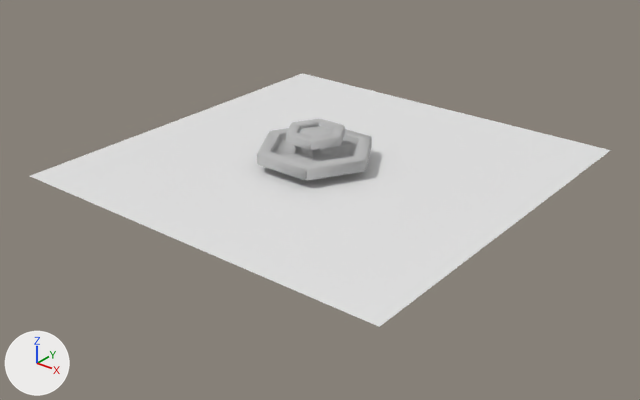
What one commit did to the Blender file Objeto Videos/gameBlender2020/assets/PROP/School.blend.
Before and after are seen from a camera (50 mm lens) standing at (25.2, -31.2, 17.0) and looking at (0.8, -0.6, -1.9). Arrows for +X, +Y and +Z are at lower left; the lights stay in place.

Before the edit, the objects in view are built like this:
```python
mat_cycles = diffuse_material('CYCLES')
mat_cycles.base_color = (0.5, 0.5, 0.5)  # grey #bcbcbc
me_cylinder = bpy.data.meshes.new('Cylinder')
me_cylinder.from_pydata(...)  # 374 vertices, 355 faces; spans x -2.6..2.6, y -2.97..2.97, z -0.3..1.1
me_cylinder.polygons.foreach_set('use_smooth', [True] * 355)
me_cylinder.materials.append(mat_cycles)  # grey #bcbcbc
me_plane = bpy.data.meshes.new('Plane')
me_plane.from_pydata([(-1.0, -1.0, 0.0), (1.0, -1.0, 0.0), (-1.0, 1.0, 0.0), (1.0, 1.0, 0.0)], [], [(0, 1, 3, 2)])
ob_fountain = bpy.data.objects.new('Fountain', me_cylinder)
ob_fountain.location = (0.0, 0.0, 0.3)
ob_fountain.rotation_euler = (0.0, 0.0, 0.524)  # degrees (0, 0, 30)
ob_plane = bpy.data.objects.new('Plane', me_plane)
ob_plane.location = (0.43, 0.56, -0.43)
ob_plane.scale = (10.2, 10.2, 10.2)
```
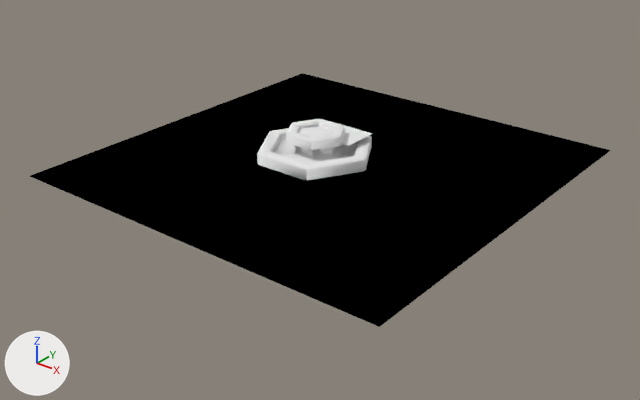
Pixel boxes [x1, y1, x2, y2] of what changed, in the pictures (640 x 400 px):
```json
{"object": "Plane", "change": "surface changed, recoloured", "before": [30, 73, 611, 327], "after": [30, 73, 611, 327], "on screen": "white to black"}
{"object": "Fountain", "change": "surface changed, reshaped", "before": [257, 119, 372, 181], "after": [257, 119, 373, 181], "on screen": "grey to white"}
{"part": 1, "of": "me_cylinder", "change": "added", "after": [341, 126, 373, 146]}
{"part": 2, "of": "me_cylinder", "change": "recoloured", "before": [257, 119, 372, 181], "after": [257, 119, 372, 181], "on screen": "grey to white"}
```

Scene script edits in JSON lines:
```json
{"op": "add", "block": "img_ao", "code": ["img_ao = load_image('AO', '../../textures/AO.png', 512, 512, 'sRGB')"]}
{"op": "remove", "block": "mat_cycles", "code": "mat_cycles.base_color = (0.5, 0.5, 0.5)  # grey #bcbcbc"}
{"op": "add", "block": "mat_cycles", "code": "mat_cycles.texture = img_ao"}
{"op": "add", "block": "mat_fountain", "code": ["mat_fountain = diffuse_material('Fountain')", "mat_fountain.base_color = (0.8, 0.8, 0.8)  # white #e7e7e7"]}
{"block": "me_plane", "where": "me_plane.from_pydata(...)  # 4 vertices, 1 face; spans x -1.0..1.0, y -1.0..1.0, z 0.0"}
{"op": "add", "block": "me_plane", "code": "me_plane.materials.append(mat_cycles)  # picture img_ao"}
{"block": "me_cylinder", "where": "# used by ob_fountain; location = (0.0, 0.0, 0.3); rotation_euler = (0.0, 0.0, 0.524), in degrees (0, 0, 30)"}
{"block": "me_cylinder", "where": "# verts and faces of me_cylinder; kept vertices keep their numbers, new ones are numbered from 374"}
{"op": "remove", "block": "me_cylinder", "code": "me_cylinder.from_pydata(...)  # 374 vertices, 355 faces; spans x -2.6..2.6, y -2.97..2.97, z -0.3..1.1"}
{"op": "add", "block": "me_cylinder", "code": "me_cylinder.from_pydata(...)  # 378 vertices, 356 faces; spans x -2.6..2.68, y -2.97..2.97, z -0.3..1.1"}
{"block": "me_cylinder", "change": "me_cylinder part 1"}
{"op": "add", "block": "me_cylinder", "code": "verts[374] = (-0.05, 0.36, 0.61)"}
{"op": "add", "block": "me_cylinder", "code": "verts[375] = (1.68, -0.64, 0.61)  # pixel (348, 145)"}
{"op": "add", "block": "me_cylinder", "code": "verts[376] = (0.95, 2.09, 0.61)  # pixel (340, 124)"}
{"op": "add", "block": "me_cylinder", "code": "verts[377] = (2.68, 1.09, 0.61)  # pixel (372, 133)"}
{"op": "add", "block": "me_cylinder", "code": "faces += [(374, 375, 377, 376)]"}
{"block": "me_cylinder", "change": "me_cylinder part 2: 355 faces spanning x -2.6..2.6, y -2.97..2.97, z -0.3..1.1 switch from mat_cycles (grey #bcbcbc) to mat_fountain (white #e7e7e7)"}
```
